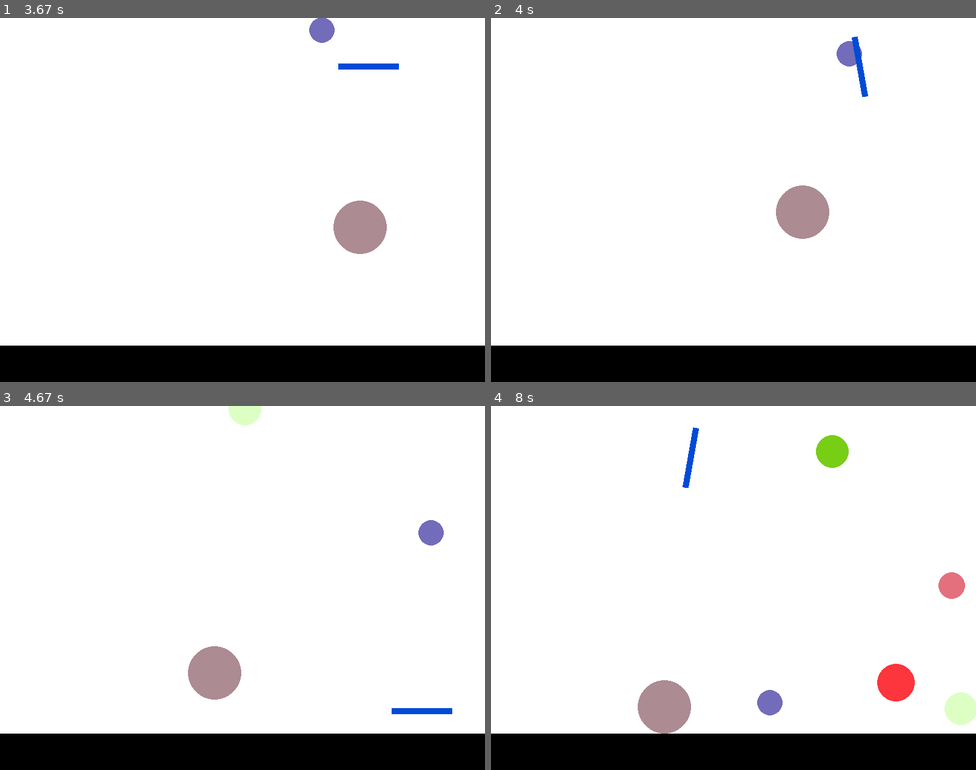
Above: before the commit, frames 1-4 (two rows, left to right).
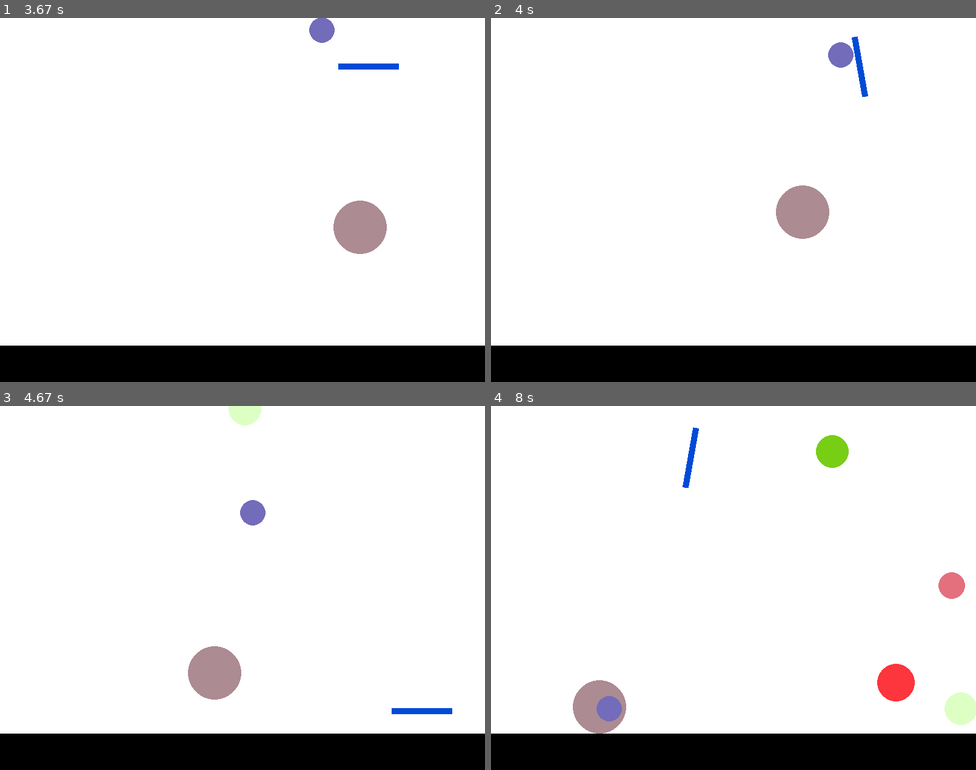
Above: after the commit, the same moments.

Repository: MichaelLesirge/intermediate-programming-class
Game: pygame game, started from ball_physics.py
Two runs of this game, one before a commit and one after it. Both use one fixed random seed, a clock stepped at 60 frames per second and the inputs below.
Inputs (mouse positions are in pixels of both pictures, inside the frame that each line leads up to):
- Up to frame 1 (3.67 s): hold Left 0.33-0.87 s; move the mouse to (232, 243) at 0.37 s; hold Left 0.9-1.3 s; move the mouse to (305, 101) at 0.93 s; hold Right 1.33-1.97 s; move the mouse to (160, 287) at 1.37 s; hold Left 2-2.47 s; move the mouse to (261, 243) at 2.03 s; hold Right 2.5-2.97 s; move the mouse to (116, 312) at 2.53 s; hold Right 3-3.47 s; move the mouse to (87, 250) at 3.03 s; hold Left from 3.5 s (still down); move the mouse to (368, 65) at 3.53 s
- Up to frame 2 (4 s): keep holding Left
- Up to frame 3 (4.67 s): release Left at 4.03 s; hold Left 4.07-4.47 s; move the mouse to (247, 475) at 4.1 s; hold Right from 4.5 s (still down); move the mouse to (421, 711) at 4.53 s
- Up to frame 4 (8 s): release Right at 5.13 s; hold Left 5.17-5.63 s; move the mouse to (597, 537) at 5.2 s; hold Right 5.67-6.13 s; move the mouse to (777, 493) at 5.7 s; hold Right 6.17-6.63 s; move the mouse to (806, 464) at 6.2 s; hold Left 6.67-7.2 s; move the mouse to (612, 675) at 6.7 s; hold Left 7.23-7.63 s; move the mouse to (767, 580) at 7.27 s; hold Right from 7.67 s (still down); move the mouse to (689, 456) at 7.7 s

Frame 1 is identical in both runs. In frame 2, 0.2% of the frame differs, in the area x 69-77%, y 6-14%; in frame 3, 0.6%; in frame 4, 2.8%, in the area x 16-61%, y 75-90%.

Commit message:
remove useless code

Diff:
--- a/ball_physics.py
+++ b/ball_physics.py
@@ -1,3 +1,13 @@
+"""
+Done, not touching. If I let myself keep on working on this one I will keep on working on it until I have a full 2d physics engine
+
+Things to finish if I do have a tone of time:
+- Different bounces for different edges of floor blocks
+- Balls bouncing off each other
+- Be able to place blocks and make marble run type things
+- Visual effects: Ball changes color on bounce, ball breaks into particles after staying still to long, ball makes ground bounce up and down
+"""
+
 import pygame
 import random
 import math
@@ -74,8 +84,6 @@
             if self.rect.colliderect(floor.rect) and pygame.sprite.collide_mask(self, floor):
                 self.rect.y -= self.velocity.y
 
-                if self.rect.y > floor.rect.y: continue
-
                 angle_radians = math.radians(90 - floor.angle)
                 nx = math.cos(angle_radians)
                 ny = math.sin(angle_radians)
